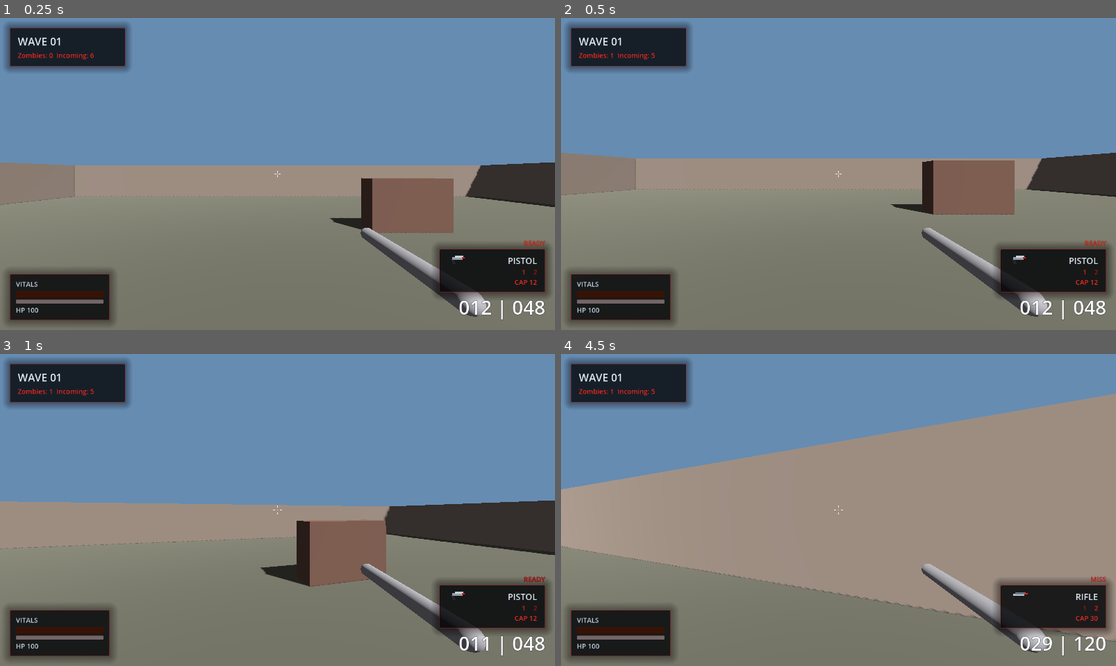
Above: before the commit, frames 1-4 (two rows, left to right).
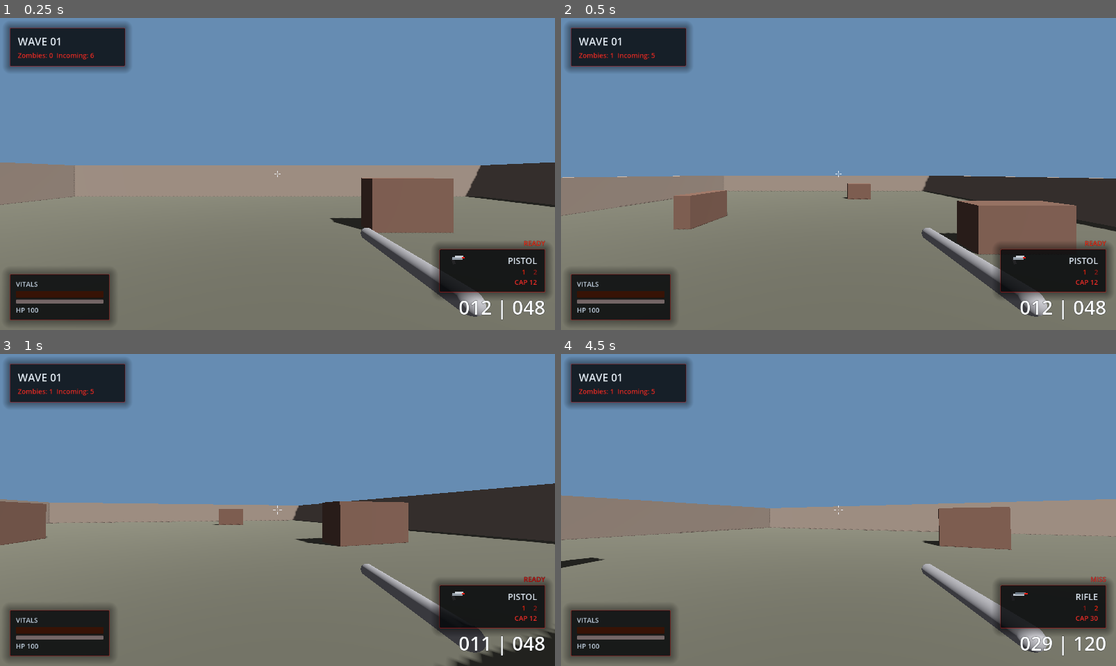
Above: after the commit, the same moments.

Repository: KernPhilipp/Dead-Zones
Game: Godot game, scene res://scenes/main.tscn
The game is run twice, just before and just after one commit, with the same random seed, the same clock (stepped at 60 frames per second) and the same inputs.
Inputs (mouse positions are in pixels of both pictures, inside the frame that each line leads up to):
- Up to frame 1 (0.25 s): no input
- Up to frame 2 (0.5 s): no input
- Up to frame 3 (1 s): move the mouse to (305, 510) at 0.52 s; hold W (move_forward) from 0.53 s (still down); click (305, 510) at 0.6 s; tap Space (jump) at 0.77 s
- Up to frame 4 (4.5 s): keep holding W (move_forward); move the mouse to (810, 510) at 1.27 s; tap Mouse wheel down (weapon_next) at 1.35 s; tap Space (jump) at 1.52, 3.02, 3.77 s; move the mouse to (849, 503) at 2.02 s; tap Mouse wheel up (weapon_prev) at 2.1 s; move the mouse to (832, 516) at 2.77 s; tap 1 (weapon_slot_1) at 2.85 s; move the mouse to (877, 513) at 3.52 s; tap 2 (weapon_slot_2) at 3.6 s; tap R (reload) at 4.15 s; move the mouse to (794, 506) at 4.27 s; click (794, 506) at 4.35 s

Frame 1 is identical in both runs. In frame 2, 13% of the frame differs, in the area x 0-100%, y 43-76%; in frame 3, 8.7%; in frame 4, 33%, in the area x 0-100%, y 12-93%.

Commit message:
Fix zombie spawn position and hitbox take_damage return type
- game_manager.gd: add_child before setting global_position
- zombie_hitbox.gd: return bool from take_damage, fallback to take_damage if take_part_damage not implemented

Co-Authored-By: Claude Sonnet 4.6 <noreply@anthropic.com>

Diff:
--- a/scripts/game_manager.gd
+++ b/scripts/game_manager.gd
@@ -82,8 +82,8 @@
 
 	var spawn_point = spawn_points.pick_random()
 	var zombie = zombie_scene.instantiate()
+	get_tree().current_scene.add_child(zombie)
 	zombie.global_position = spawn_point.global_position
-	get_tree().current_scene.add_child(zombie)
 	spawned_in_wave += 1
 	if spawned_in_wave < zombies_to_spawn_in_wave:
 		spawn_timer.start(spawn_interval)
--- a/scripts/zombie_hitbox.gd
+++ b/scripts/zombie_hitbox.gd
@@ -2,10 +2,13 @@
 
 @export var body_part: String = "torso"
 
-func take_damage(amount: int):
+func take_damage(amount: int) -> bool:
 	var zombie = _find_zombie_owner()
 	if zombie and zombie.has_method("take_part_damage"):
-		zombie.take_part_damage(body_part, amount)
+		return zombie.take_part_damage(body_part, amount)
+	elif zombie and zombie.has_method("take_damage"):
+		return zombie.take_damage(amount)
+	return false
 
 func _find_zombie_owner() -> Node:
 	var current: Node = get_parent()
